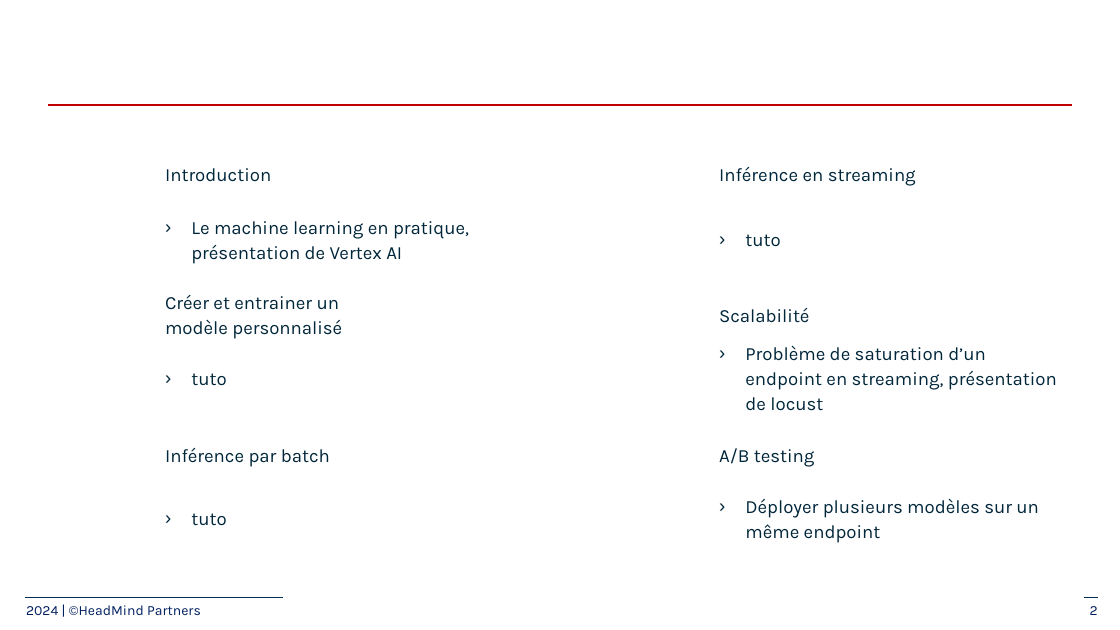
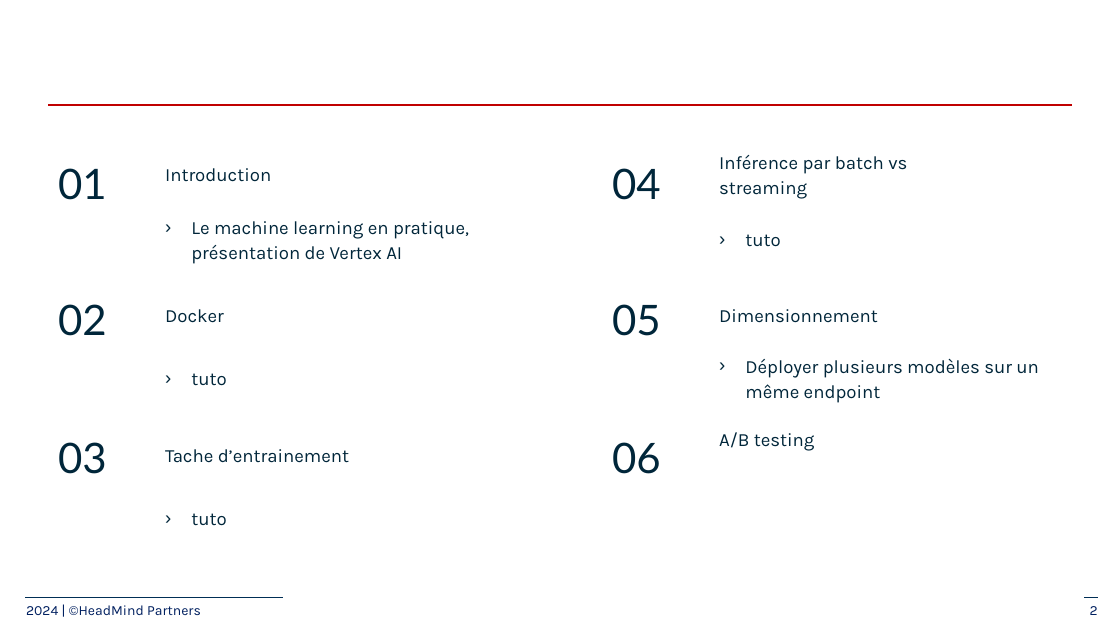
Before and after one commit to plperez626/MLOps-Introductory-Course-on-GCP, a slide deck: slide 2 of slides/3_model-endpoints/3-Train and deploy ML models.pptx. Drawn at 1120x630 pixels with LibreOffice and Linux fonts; fonts in the diff are those of the drawing; background and template pictures are left out. Boxes give left, top, right and bottom in pixels: in the first picture for what was removed or moved away, otherwise in the second. Text is boxed around its words. In the diff, an @@ line names an element or a change of style, - is before the commit and + after.

```diff
--- a/slides/3_model-endpoints/3-Train and deploy ML models.pptx
+++ b/slides/3_model-endpoints/3-Train and deploy ML models.pptx
@@ text added at bbox=[58, 168, 107, 200], 36 pt, text #00263A @@
+01
@@ text added at bbox=[612, 168, 661, 200], 36 pt, text #00263A @@
+04
@@ text at bbox=[719, 155, 907, 199]: text changed @@
-Inférence en streaming
+Inférence par batch vs streaming
@@ text added at bbox=[58, 304, 107, 336], 36 pt, text #00263A @@
+02
@@ text at bbox=[165, 309, 224, 323]: text changed @@
-Créer et entrainer un modèle personnalisé
+Docker
@@ text added at bbox=[612, 304, 661, 336], 36 pt, text #00263A @@
+05
@@ text at bbox=[719, 309, 878, 323]: text changed @@
-Scalabilité
+Dimensionnement
@@ text at bbox=[745, 359, 1039, 403]: text changed @@
-› Problème de saturation d’un endpoint en streaming, présentation de locust
+› Déployer plusieurs modèles sur un même endpoint
@@ text added at bbox=[58, 442, 107, 474], 36 pt, text #00263A @@
+03
@@ text at bbox=[165, 449, 349, 463]: text changed @@
-Inférence par batch
+Tache d’entrainement
@@ text added at bbox=[612, 442, 661, 474], 36 pt, text #00263A @@
+06
@@ text "A/B testing": place and size @@
-text "A/B testing" at bbox=[719, 448, 815, 467]
+text "A/B testing" at bbox=[719, 432, 815, 451]
@@ text removed at bbox=[745, 499, 1039, 543] @@
-› Déployer plusieurs modèles sur un même endpoint
```
Also in this commit, not shown: 6 slides added.
